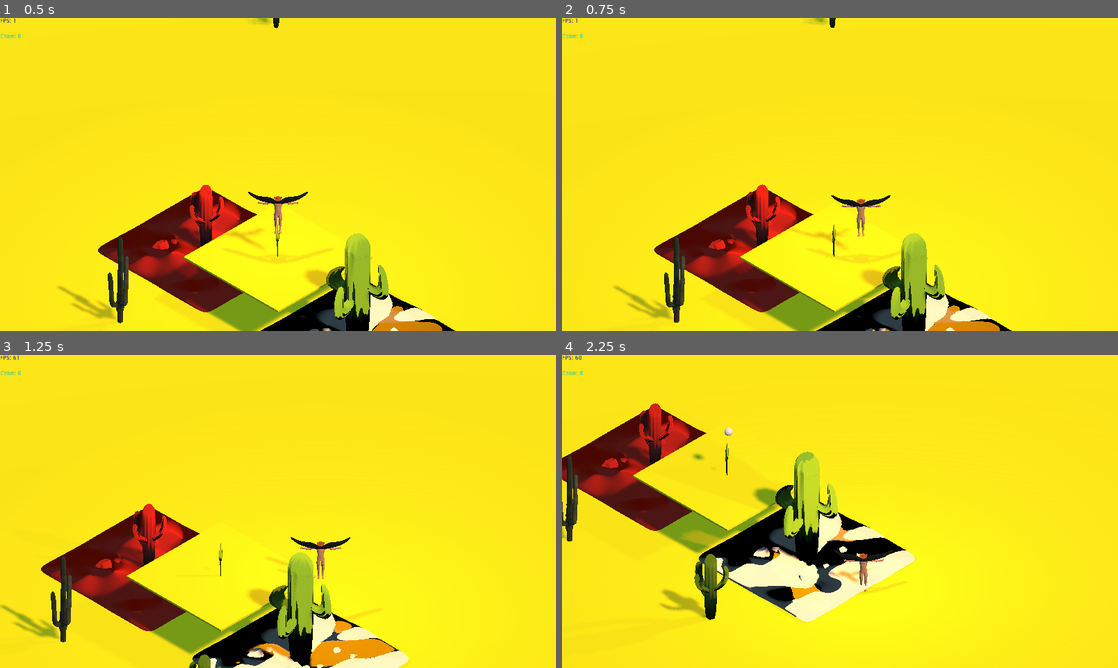
Above: before the commit, frames 1-4 (two rows, left to right).
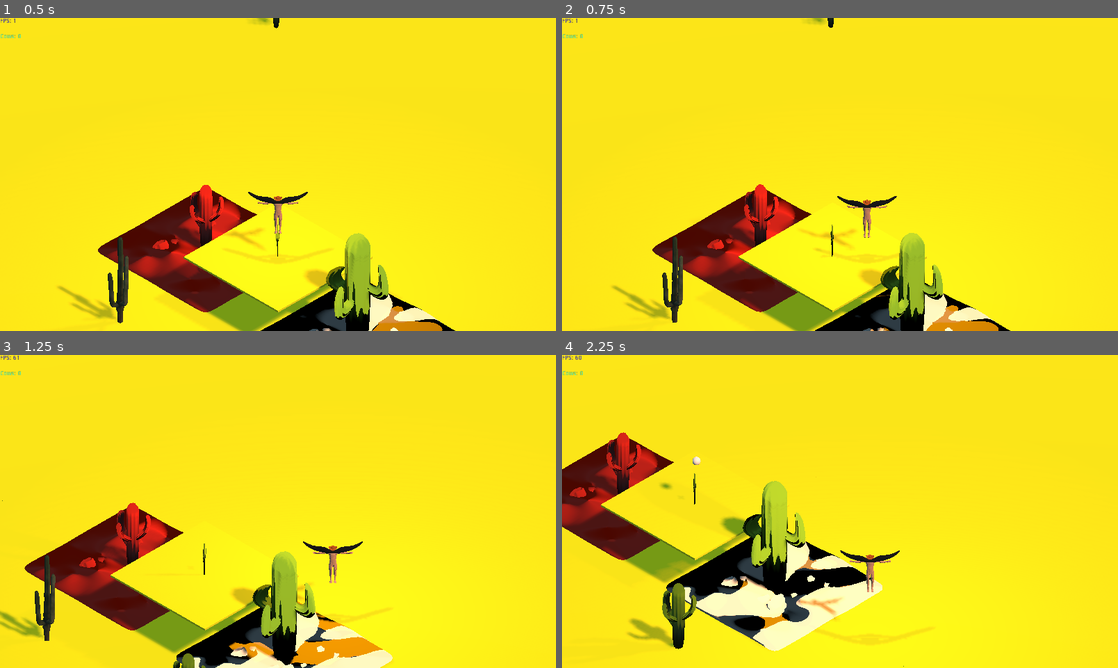
Above: after the commit, the same moments.

Repository: Wharfiggle/GRAZER
Game: Godot game, scene res://Levels/Level.tscn
Two runs of this game, one before a commit and one after it. Both use one fixed random seed, a clock stepped at 60 frames per second and the inputs below.
Inputs:
- Up to frame 1 (0.5 s): no input
- Up to frame 2 (0.75 s): hold Right (ui_right) from 0.53 s (still down); hold O (cowParty) from 0.53 s (still down)
- Up to frame 3 (1.25 s): keep holding Right (ui_right); keep holding O (cowParty); tap Space (jump) at 0.77 s
- Up to frame 4 (2.25 s): release Right (ui_right) at 1.28 s; release O (cowParty) at 1.28 s; hold Down (ui_down) 1.28-2.03 s; tap Shift (dodge) at 1.35 s; tap Space (jump) at 1.52 s; hold Right (ui_right) from 2.03 s (still down); tap 9 (shoot) at 2.1 s

Frame 1 is identical in both runs. In frame 2, 2.8% of the frame differs, in the area x 9-81%, y 0-100%; in frame 3, 12%; in frame 4, 22%, in the area x 0-64%, y 15-100%.
Error in both runs: Invalid get index 'global_transform' (on base: 'null instance'). (res://Scripts/Ball.gd:88)

Commit message:
Cow Tweaks

Diff:
--- a/Grazer/Scripts/Ball.gd
+++ b/Grazer/Scripts/Ball.gd
@@ -13,8 +13,8 @@
 var Dodge = Vector3(0,0,0)
 
 const GRAVITY = 30
-const SPEED = 7
-const DODGESPEED = 10
+const SPEED = 9
+const DODGESPEED = 12
 const JUMP = 15
 var herdPrefab = preload("res://Prefabs/Herd.tscn")
 var herd
--- a/Grazer/Scripts/Cow.gd
+++ b/Grazer/Scripts/Cow.gd
@@ -1,14 +1,15 @@
 extends KinematicBody
 
-export (float) var maxSpeed = 6.0
+export (float) var maxSpeed = 9.0
 export (float) var accelerationModifier = 0.1
 export (float) var accelerationDampening = 40.0
 export (float) var accDampRandOffset = 20.0
 export (float) var lookSpeed = 3.0
-export (float) var followDistance = 5.0
+export (float) var followDistance = 3.0
 export (float) var pushStrength = 30.0
 export (float) var pushDistanceThreshold = 1.5
-export (float) var minPushPercent = 0.0 # :(
+export (float) var minPushDistance = 0.0
+export (float) var minPushPercent = 0.0
 var herd
 var velocity = Vector3(0, 0, 0)
 var speed = 0.0
@@ -57,11 +58,14 @@
 				#	acceleration = min(acceleration * accelerationDampening, -speed)
 				#speed += acceleration
 				#speed = max(min(speed, maxSpeed), -maxSpeed)
-				speed = maxSpeed
-				if(dist < followDistance - maxSpeed * 0.3):
-					speed = -maxSpeed
-				elif(dist < followDistance && dist >= followDistance - maxSpeed * 0.5):
-					speed = 0
+
+				#speed = maxSpeed
+				#if(dist < followDistance - maxSpeed * 0.3):
+				#	speed = -maxSpeed
+				#elif(dist < followDistance && dist >= followDistance - maxSpeed * 0.5):
+				#	speed = 0
+
+				speed = max(min(dist - followDistance, 1), -1) * maxSpeed
 				velocity.x = -sin(rotation.y) * speed
 				velocity.z = -cos(rotation.y) * speed
 			else:
@@ -78,11 +82,11 @@
 				var cowDirVec = Vector2(translation.x - i.translation.x, translation.z - i.translation.z)
 				var dist = sqrt(pow(cowDirVec.x, 2) + pow(cowDirVec.y, 2))
 				if(dist < pushDistanceThreshold):
-					var t = (-min(pushDistanceThreshold, dist) + pushDistanceThreshold) / pushDistanceThreshold
-					#t = pow(t, 3)
+					var t = min(max((pushDistanceThreshold + minPushDistance - dist) / pushDistanceThreshold, -1), 1)
 					#makes t go from minPushPercent to 1 instead of 0 to 1
 					if(minPushPercent > 0):
 						t = t * ( 1.0 - minPushPercent ) + minPushPercent
+					#t = pow(t, 3)
 					#dist = smoothstep(0, 1, dist)
 					numInside += 1
 					avgVec += cowDirVec.normalized() * t
